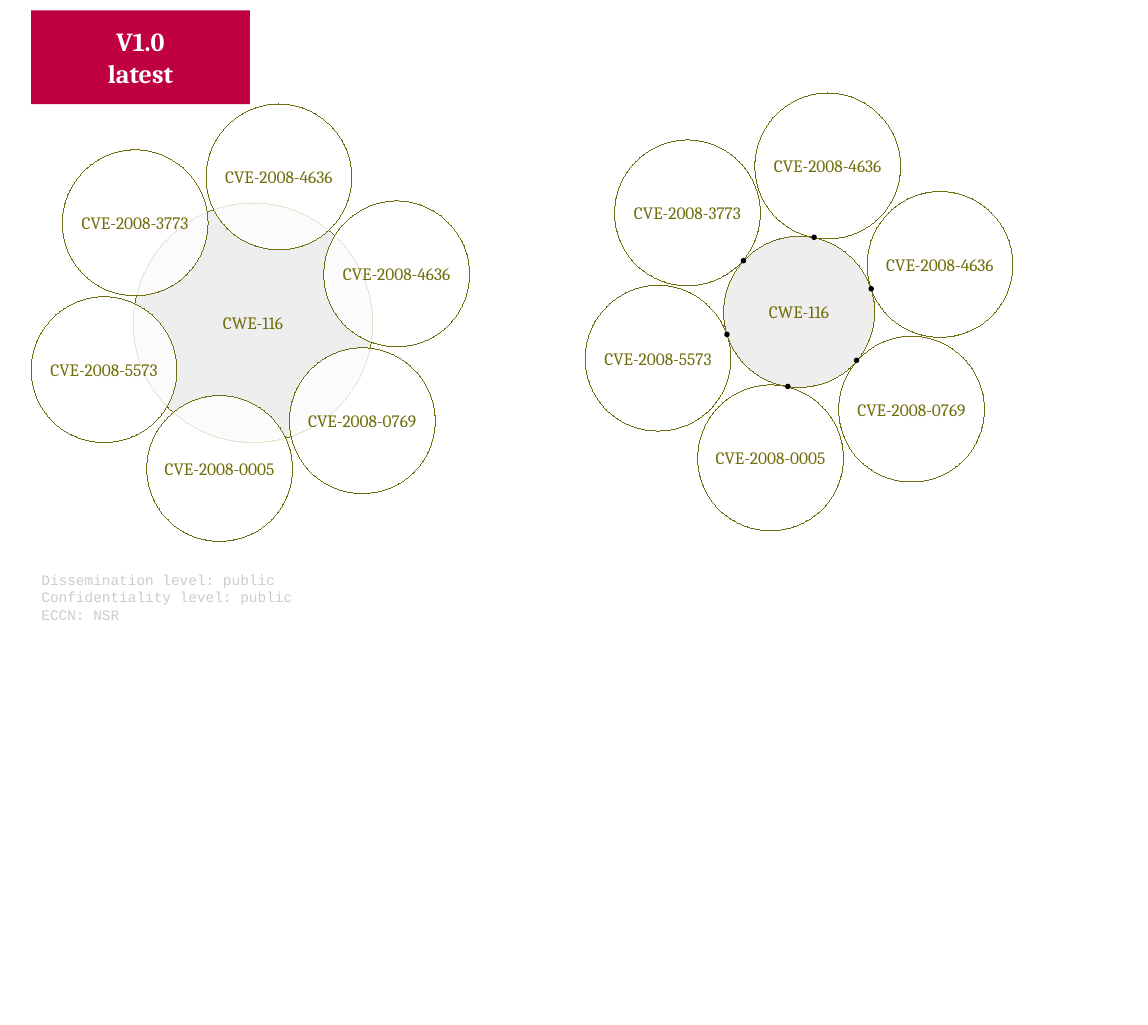
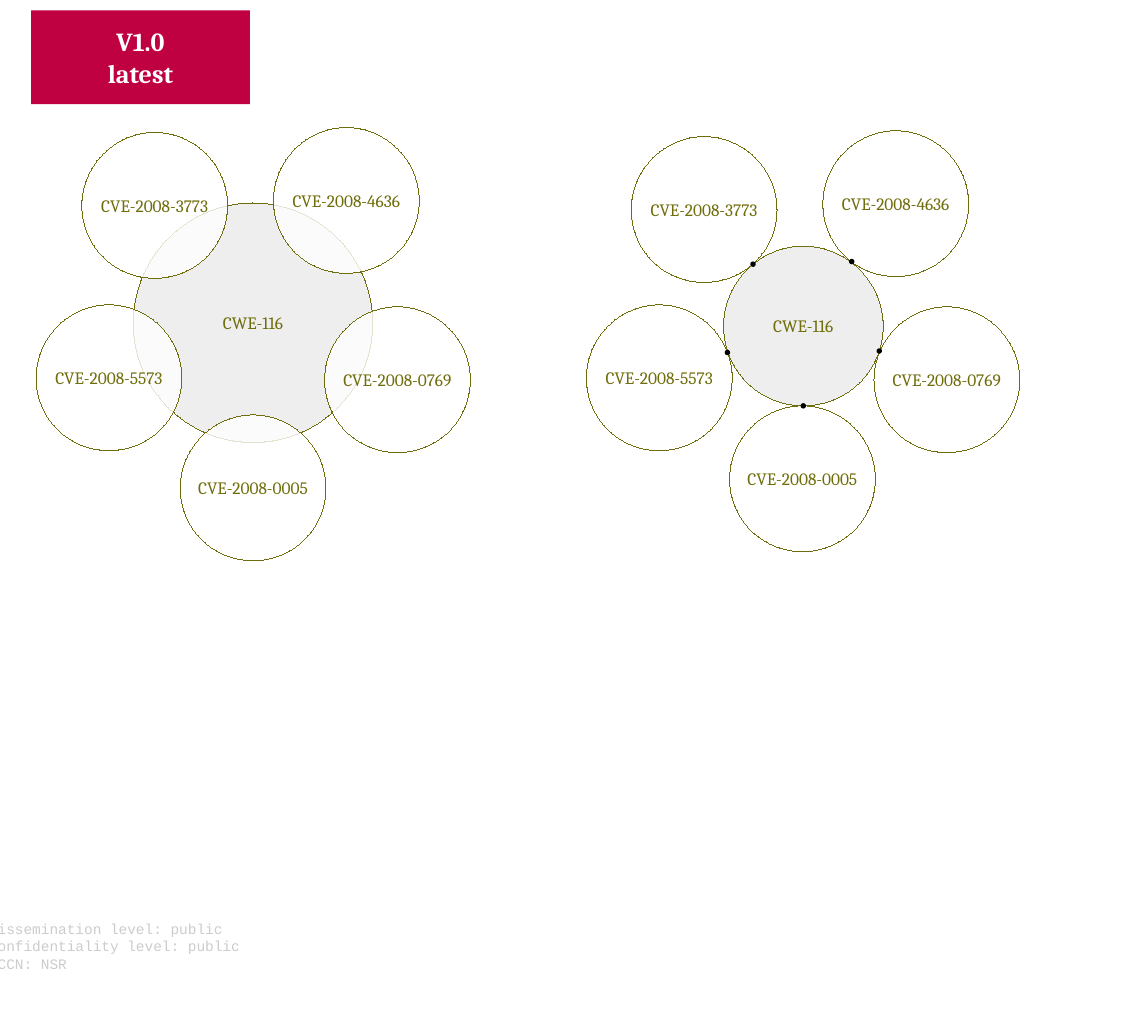
Before and after one commit to v-research/cybersecurity, a slide deck: slide 16 of images/v-research_images_v1.0.odp. Drawn at 1148x1025 pixels with LibreOffice and Linux fonts; fonts in the diff are those of the drawing. Boxes give left, top, right and bottom in pixels: in the first picture for what was removed or moved away, otherwise in the second. Text is boxed around its words. In the diff, an @@ line names an element or a change of style, - is before the commit and + after.

```diff
--- a/images/v-research_images_v1.0.odp
+++ b/images/v-research_images_v1.0.odp
@@ ellipse "CVE-2008-3773": place and size @@
-ellipse "CVE-2008-3773" at (63,150,208,296)
+ellipse "CVE-2008-3773" at (82,132,228,278)
@@ ellipse "CVE-2008-4636": place and size @@
-ellipse "CVE-2008-4636" at (206,104,352,250)
+ellipse "CVE-2008-4636" at (274,127,420,273)
@@ ellipse "CVE-2008-3773": place and size @@
-ellipse "CVE-2008-3773" at (615,140,760,285)
+ellipse "CVE-2008-3773" at (631,136,777,282)
@@ ellipse "CVE-2008-4636": place and size @@
-ellipse "CVE-2008-4636" at (755,93,901,239)
+ellipse "CVE-2008-4636" at (823,131,969,277)
@@ ellipse removed at (868,192,1014,338) @@
-CVE-2008-4636
@@ ellipse "CWE-116": place and size @@
-ellipse "CWE-116" at (724,236,875,388)
+ellipse "CWE-116" at (724,246,883,405)
@@ ellipse: place and size @@
-ellipse at (812,234,817,240)
+ellipse at (751,261,756,267)
@@ ellipse: place and size @@
-ellipse at (869,286,874,292)
+ellipse at (849,259,854,265)
@@ ellipse "CVE-2008-5573": place and size @@
-ellipse "CVE-2008-5573" at (31,297,177,443)
+ellipse "CVE-2008-5573" at (36,305,182,451)
@@ ellipse "CVE-2008-0769": place and size @@
-ellipse "CVE-2008-0769" at (324,201,470,347)
+ellipse "CVE-2008-0769" at (325,307,471,453)
@@ ellipse "CVE-2008-5573": place and size @@
-ellipse "CVE-2008-5573" at (585,285,731,431)
+ellipse "CVE-2008-5573" at (587,305,732,451)
@@ ellipse "CVE-2008-0769": place and size @@
-ellipse "CVE-2008-0769" at (839,336,984,482)
+ellipse "CVE-2008-0769" at (874,307,1020,453)
@@ ellipse removed at (290,348,435,494) @@
-CVE-2008-0769
@@ ellipse: place and size @@
-ellipse at (785,384,791,390)
+ellipse at (725,350,730,355)
@@ ellipse removed at (854,357,859,363) @@
@@ ellipse: place and size @@
-ellipse at (741,258,746,264)
+ellipse at (877,348,882,353)
@@ text in ellipse at (343,370,451,391): text changed @@
-CVE-2008-4636
+CVE-2008-0769
@@ ellipse "CVE-2008-0005": place and size @@
-ellipse "CVE-2008-0005" at (147,396,293,542)
+ellipse "CVE-2008-0005" at (180,415,326,560)
@@ ellipse "CVE-2008-0005": place and size @@
-ellipse "CVE-2008-0005" at (698,385,844,531)
+ellipse "CVE-2008-0005" at (730,406,876,552)
@@ ellipse: place and size @@
-ellipse at (725,332,730,338)
+ellipse at (801,403,806,408)
@@ text "Dissemination level: public" rewrapped from (41,575,292,620) to (41,924,240,969) @@
```
Also in this commit, not shown: 6 other files.
